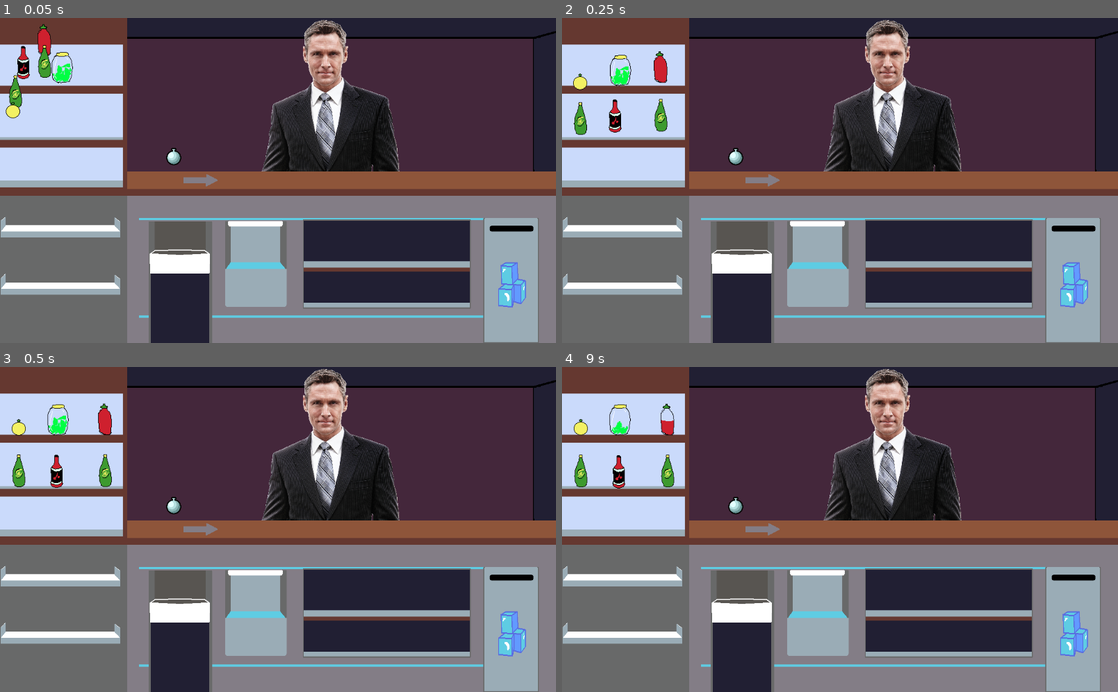
Above: before the commit, frames 1-4 (two rows, left to right).
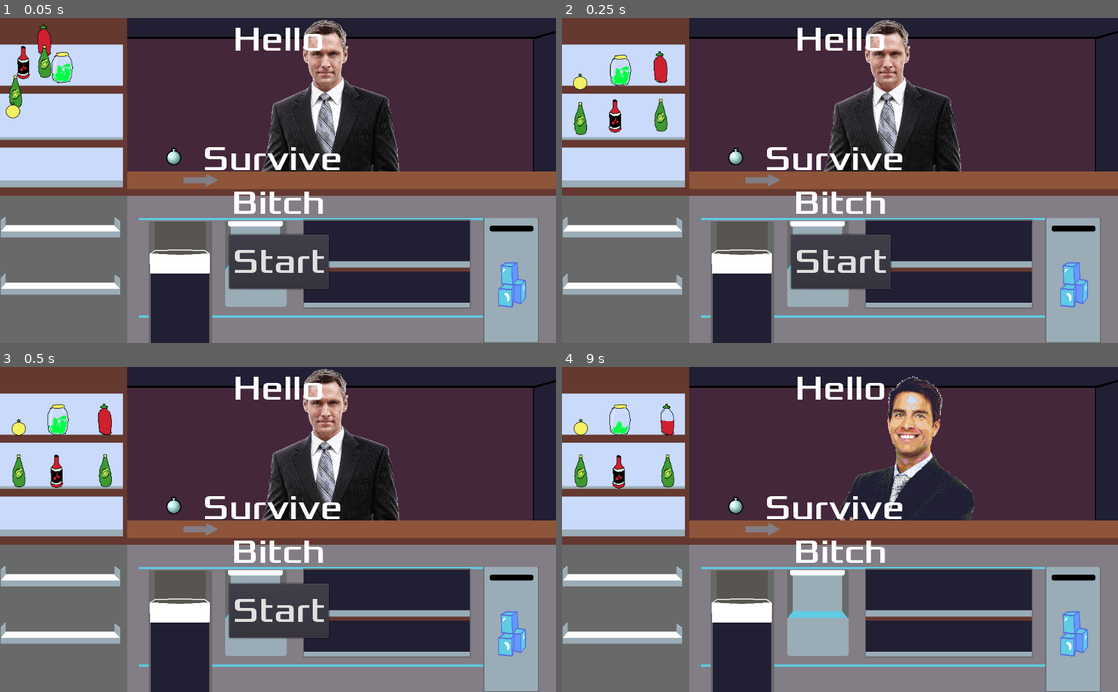
Above: after the commit, the same moments.

Repository: MoonTrain/Chill2022
Game: Godot game, scene res://Node.tscn
Two runs of this game, one before a commit and one after it. Both use one fixed random seed, a clock stepped at 60 frames per second and the inputs below.
Inputs (mouse positions are in pixels of both pictures, inside the frame that each line leads up to):
- Up to frame 1 (0.05 s): no input
- Up to frame 2 (0.25 s): no input
- Up to frame 3 (0.5 s): no input
- Up to frame 4 (9 s): click (840, 610) at 0.5 s, where only the run after the commit has a clickable "Start"; tap Enter at 1.25, 3.5, 7.25 s; drag from (890, 441) to (578, 471) at 1.27 s; tap Space at 2, 6.5, 8 s; drag from (578, 471) to (890, 441) at 2.02 s; move the mouse to (578, 419) at 2.77 s; hold Right (move_right) 2.78-3.5 s; click (578, 419) at 2.85 s; drag from (617, 419) to (734, 506) at 3.52 s; drag from (667, 419) to (734, 506) at 4.27 s; drag from (617, 471) to (756, 448) at 5.02 s; move the mouse to (667, 471) at 5.77 s; hold Down (move_down) 5.78-6.5 s; click (667, 471) at 5.85 s; drag from (734, 506) to (617, 419) at 6.52 s; move the mouse to (962, 513) at 7.27 s; hold Up (move_up) 7.28-8 s; click (962, 513) at 7.35 s; drag from (728, 545) to (667, 419) at 8.02 s; move the mouse to (895, 458) at 8.77 s; hold Down (move_down) from 8.78 s (still down); click (895, 458) at 8.85 s

The runs differ from the first frame. In frame 1, 4.5% of the frame differs, in the area x 36-62%, y 2-84%; in frame 2, 4.5%; in frame 3, 4.5%; in frame 4, 7.8%, in the area x 36-75%, y 0-61%.

Commit message:
customer skin and order generator

Diff:
--- a/Alchebar/BarScene.gd
+++ b/Alchebar/BarScene.gd
@@ -58,15 +58,15 @@
 			child.init(attrib, waterFull, waterHalf, waterEmpty)
 		iterCt+=1
 
-func makeRequest():
-	request = [0, 0, 0, 0, 0, 0, 0, 0, 0, 0]
-	for i in range(0, 4):
-		request[int(rand_range(0, 9))]+=1
+#func makeRequest():
+#	request = [0, 0, 0, 0, 0, 0, 0, 0, 0, 0]
+#	for i in range(0, 4):
+#		request[int(rand_range(0, 9))]+=1
 
 func submitMix():
 	var income = 0
 	for i in range(0, 9):
-		income+=request[i]*curMix[i]
+		income += $Customer.order_mix[i] * curMix[i]
 	money+=income
 	print("Earned ", str(income))
 
@@ -90,7 +90,7 @@
 
 func _on_DropDrink_serveDrink():
 	submitMix()
-	makeRequest()
+#	makeRequest()
 	for i in request:
 		print(i)
 
--- a/Alchebar/Customer_Ordering.gd
+++ b/Alchebar/Customer_Ordering.gd
@@ -2,6 +2,8 @@
 
 const customer_skins = [preload("res://art/Guy-Business_Suit_1.png"), preload("res://art/Guy-Business_Suit_1_Alt.png"),
 						preload("res://art/Guy-Business_Suit_2.png"), preload("res://art/Guy-Business_Suit_2_Alt.png")]
+var order_type = ["Drink", "Alchemy"]
+var order_mix = [0, 0, 0, 0, 0, 0, 0, 0, 0, 0]
 
 # Declare member variables here. Examples:
 # var a = 2
@@ -9,7 +11,18 @@
 
 func generate():
 	$Sprite.texture = customer_skins[randi() % customer_skins.size()]
+
 	# randomize order mix array
+
+	var ingredients = []
+	ingredients.append(randi() % order_mix.size())
+	ingredients.append(randi() % order_mix.size())
+	ingredients.append(randi() % order_mix.size())
+
+	for i in ingredients:
+		order_mix[i] = (randi() % 3) + 1
+
+
 
 # Called when the node enters the scene tree for the first time.
 func _ready():
--- a/Alchebar/Node.tscn
+++ b/Alchebar/Node.tscn
@@ -8,6 +8,7 @@
 [ext_resource path="res://audio/jazz.mp3" type="AudioStream" id=6]
 [ext_resource path="res://Customer_Ordering.tscn" type="PackedScene" id=7]
 [ext_resource path="res://art/Bar_Scene_BG.png" type="Texture" id=8]
+[ext_resource path="res://HUD.tscn" type="PackedScene" id=9]
 
 [node name="BarScene" type="Node"]
 script = ExtResource( 4 )
@@ -99,6 +100,8 @@
 stream = ExtResource( 6 )
 autoplay = true
 
+[node name="HUD" parent="." instance=ExtResource( 9 )]
+
 [connection signal="addDrink" from="RedPot" to="." method="_on_RedPot_addDrink"]
 [connection signal="addDrink" from="RedPot2" to="." method="_on_RedPot2_addDrink"]
 [connection signal="addDrink" from="RedPot3" to="." method="_on_RedPot3_addDrink"]
Not shown: 1 places in Alchebar/Node.tscn that only renumber resources
